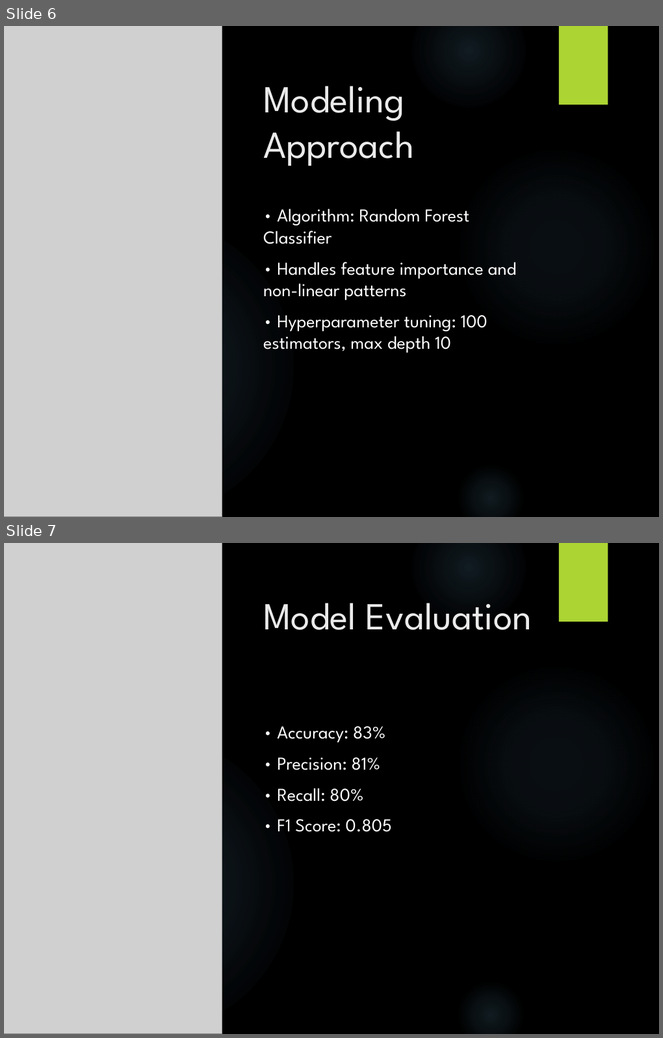
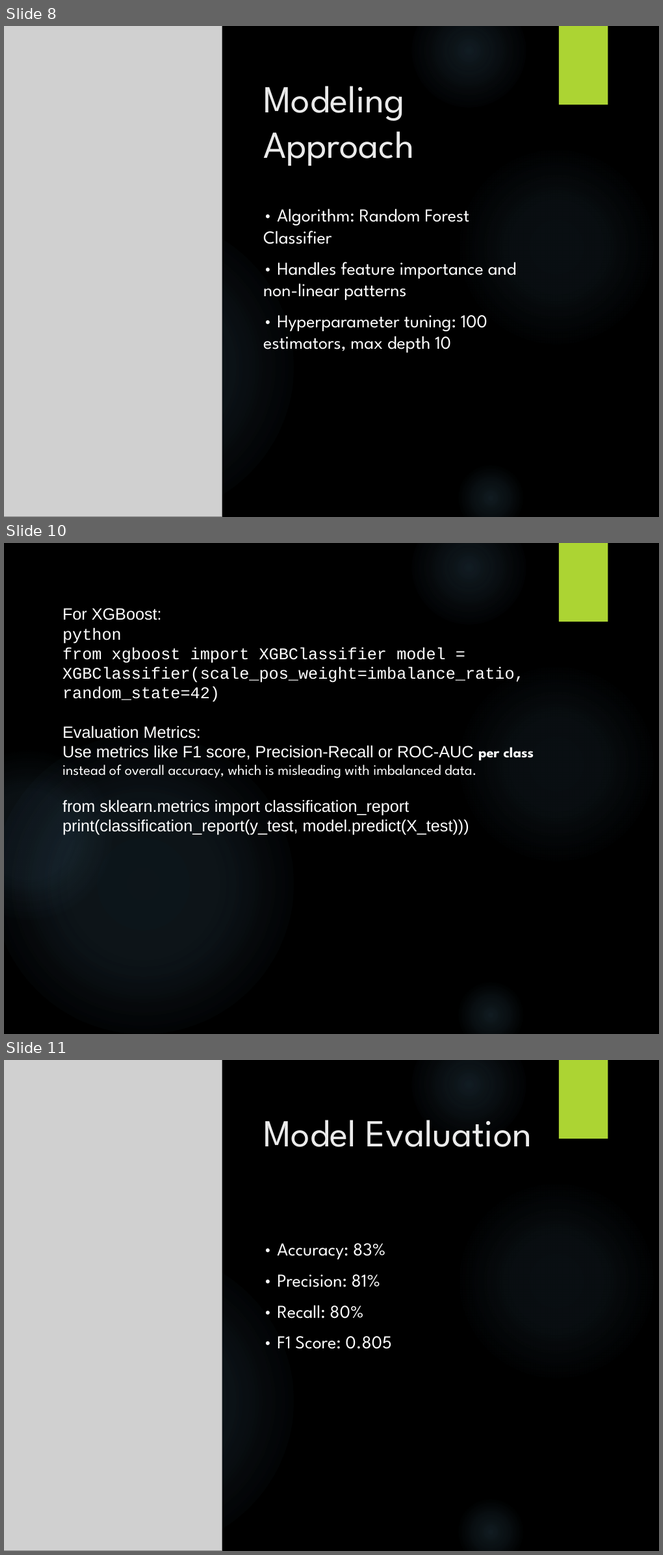
Before and after one commit to Samiafazal/springboard, a slide deck: wine+quality/Wine_Quality_Presentation.pptx. Shown one above the other, each under a label of ours: slides 6 and 7 before the commit, slides 8, 10 and 11 after it; the slides between them are not shown. The pictures are 663x1038 and 663x1555 pixels, drawn with LibreOffice and Linux fonts; fonts in the diff are those of the drawing; grey boxes stand for pictures; background and template pictures are left out. Boxes give left, top, right and bottom in pixels: in the first picture for what was removed or moved away, otherwise in the second. Text is boxed around its words. In the diff, an @@ line names an element or a change of style, - is before the commit and + after.

```diff
--- a/wine+quality/Wine_Quality_Presentation.pptx
+++ b/wine+quality/Wine_Quality_Presentation.pptx
@@ slide 10 added at bbox=[4, 543, 659, 1034], background picture (left out); not listed: 6 template elements that a slide beside it also shows @@
@@ text added at bbox=[62, 608, 534, 835], 18 pt, text #FFFFFF @@
+For XGBoost:
+python
+from xgboost import XGBClassifier model = XGBClassifier(scale_pos_weight=imbalance_ratio, random_state=42)
+Evaluation Metrics:
+Use metrics like F1 score, Precision-Recall or ROC-AUC per class instead of overall accuracy, which is misleading with imbalanced data.
+from sklearn.metrics import classification_report
+print(classification_report(y_test, model.predict(X_test)))
@@ what was slide 6 is now slide 8 @@
@@ what was slide 7 is now slide 11 @@
```
Also in this commit, not shown: 1 slide changed, 4 other slides added, 2 slides removed.
